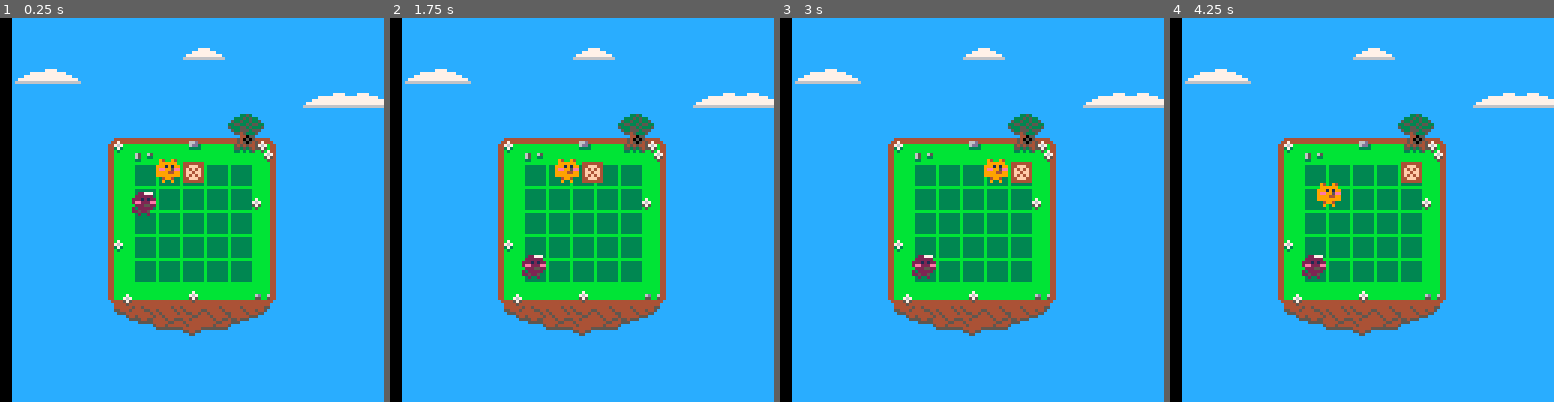
Above: before the commit, frames 1-4 (left to right).
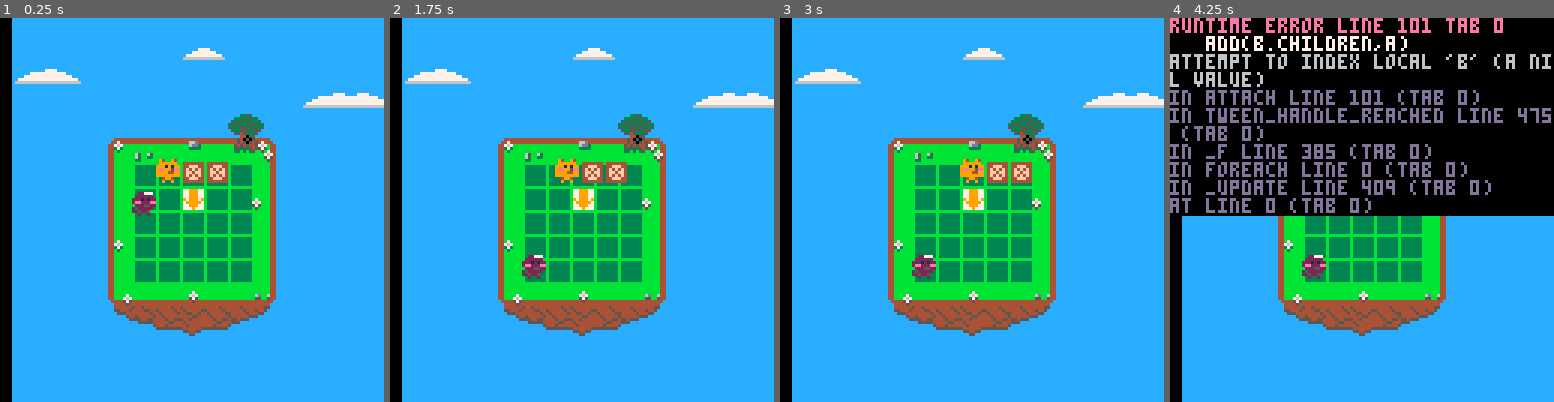
Above: after the commit, the same moments.

Repository: accidentalrebel/pico8-pop-puff
Game: PICO-8 cartridge pop-puff.p8
Two runs of this game, one before a commit and one after it. Both use one fixed random seed, a clock stepped at 60 frames per second and the inputs below.
Inputs:
- Up to frame 1 (0.25 s): no input
- Up to frame 2 (1.75 s): hold Right from 1.6 s (still down)
- Up to frame 3 (3 s): release Right at 2.1 s; hold Up 2.15-2.42 s; hold Right from 2.47 s (still down)
- Up to frame 4 (4.25 s): release Right at 3.03 s; hold Left 3.08-3.58 s; hold Down 3.63-3.97 s; hold Right from 4.02 s (still down)

The runs differ from the first frame. In frame 1, 0.6% of the frame differs, in the area x 47-60%, y 37-50%; in frame 2, 0.6%; in frame 3, 0.9%; in frame 4, 50%, in the area x 0-100%, y 0-52%.
Error after the commit: runtime error line 101 tab 0; add(b.children,a); attempt to index local 'b' (a nil value)

Commit message:
Can now push boxes properly.

Diff:
--- a/pop-puff.p8
+++ b/pop-puff.p8
@@ -144,16 +144,16 @@
    -- make_arrow(_arrow,_left,5,5)
    -- make_arrow(_arrow,_left,3,2)
    -- make_arrow(_arrow_p,_up,2,5)
-   -- make_arrow(_arrow_p,_right,2,2)
+   make_arrow(_arrow_p,_down,3,2)
    -- make_arrow(_arrow_p,_down,4,2)
 
    a=make_actor(_box,8,8,0,-1,0,0,_spr_box)
    attach(a,get_tile_at(3,1))
    add(tiles,a)
 
-   -- a=make_actor(_box,8,8,0,-1,0,0,_spr_box)
-   -- attach(a,get_tile_at(4,1))
-   -- add(tiles,a)
+   a=make_actor(_box,8,8,0,-1,0,0,_spr_box)
+   attach(a,get_tile_at(4,1))
+   add(tiles,a)
 
    -- a=make_actor(_box,8,8,0,-1,0,0,_spr_box)
    -- attach(a,get_tile_at(5,1))
@@ -250,11 +250,9 @@
 	 break
       else
 	 local next_tile=get_next_tile(p,p.pointing)
-	 if can_move_to_tile(p,next_tile) then
-	    if next_tile != nil then
-	       --handle_pushing(next_tile,p.pointing)
-	    end
-	    handle_sliding(p)
+	 if next_tile != nil and can_move_to_tile(p,next_tile) then
+	    printh("on tween reached..."..p.tag..": "..next_tile.col..","..next_tile.row)
+	    slide_to_tile(p,next_tile.col,next_tile.row)
 	 end
 	 break
       end
@@ -265,12 +263,13 @@
    if direction == _up then
       return get_tile_at(obj.col,obj.row-1)
    elseif direction == _right then
-      return get_tile_at(obj.col+1,obj.row);
+      return get_tile_at(obj.col+1,obj.row)
    elseif direction == _down then
-      return get_tile_at(obj.col,obj.row+1);
-   else
-      return get_tile_at(obj.col-1,obj.row);
-   end
+      return get_tile_at(obj.col,obj.row+1)
+   elseif direction == _left then
+      return get_tile_at(obj.col-1,obj.row)
+   end
+   return nil
 end
 
 function get_child_of_type(tile, types)
@@ -328,6 +327,7 @@
 end
 
 function slide_to_tile(a,col,row)
+   printh(a.tag..a.col.."?="..col..";"..a.row.."?="..row)
    local target_tile = get_tile_at(col,row)
    if a.col != col then
       make_tween(a,_x,target_tile.x,0.1,on_tween_reached)
@@ -338,8 +338,11 @@
 
    local child = get_child_of_type(target_tile, {_box})
    if child != nil then
+      printh("handling child...")
       local t = get_next_tile(child,get_direction(a,child))
-      slide_to_tile(child,t.col,t.row)
+      child.pointhing = a.pointing
+
+      slide_to_tile(child,child.col+1,child.row)
 
       a.stop_on_next_tile = true
    end
@@ -376,6 +379,7 @@
       end
    end
    if can_move_to_tile(a,t) then
+      printh("controlling...")
       slide_to_tile(a,t.col,t.row)
    end
 end
